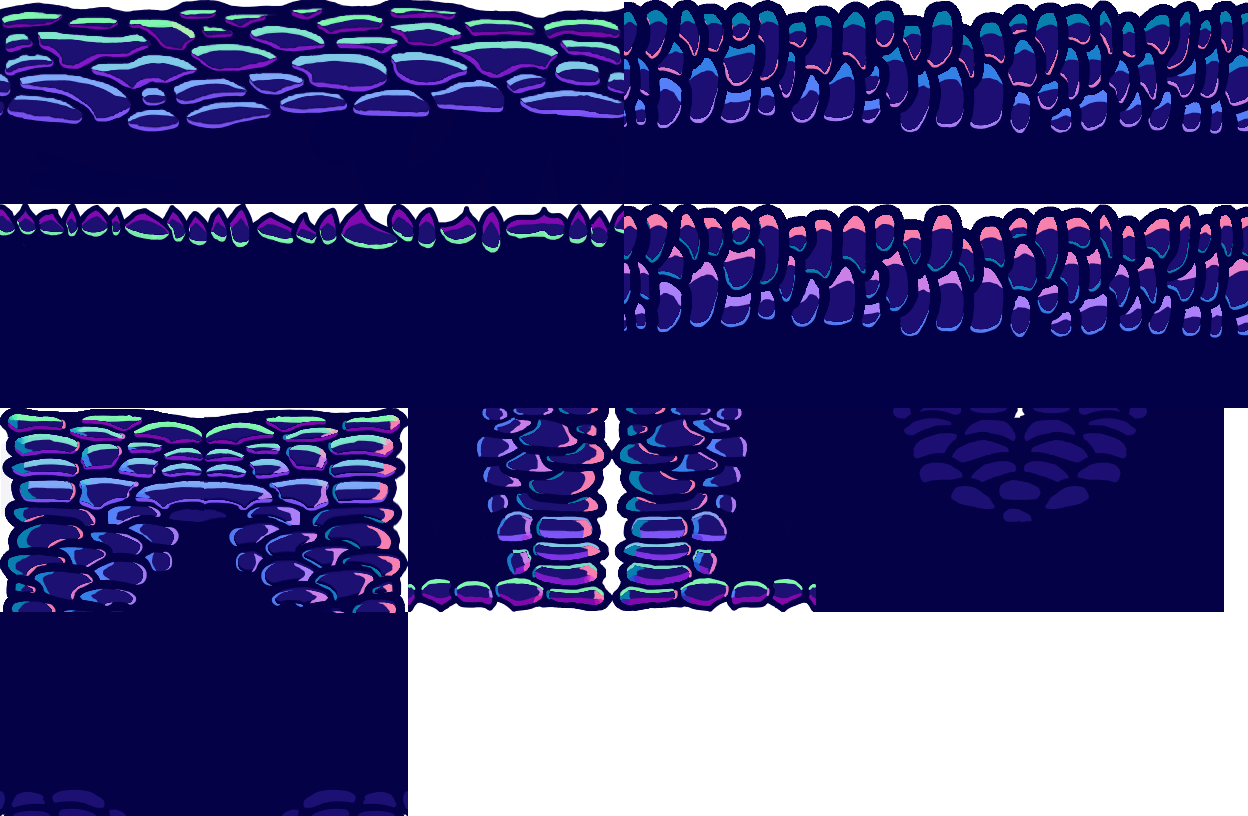
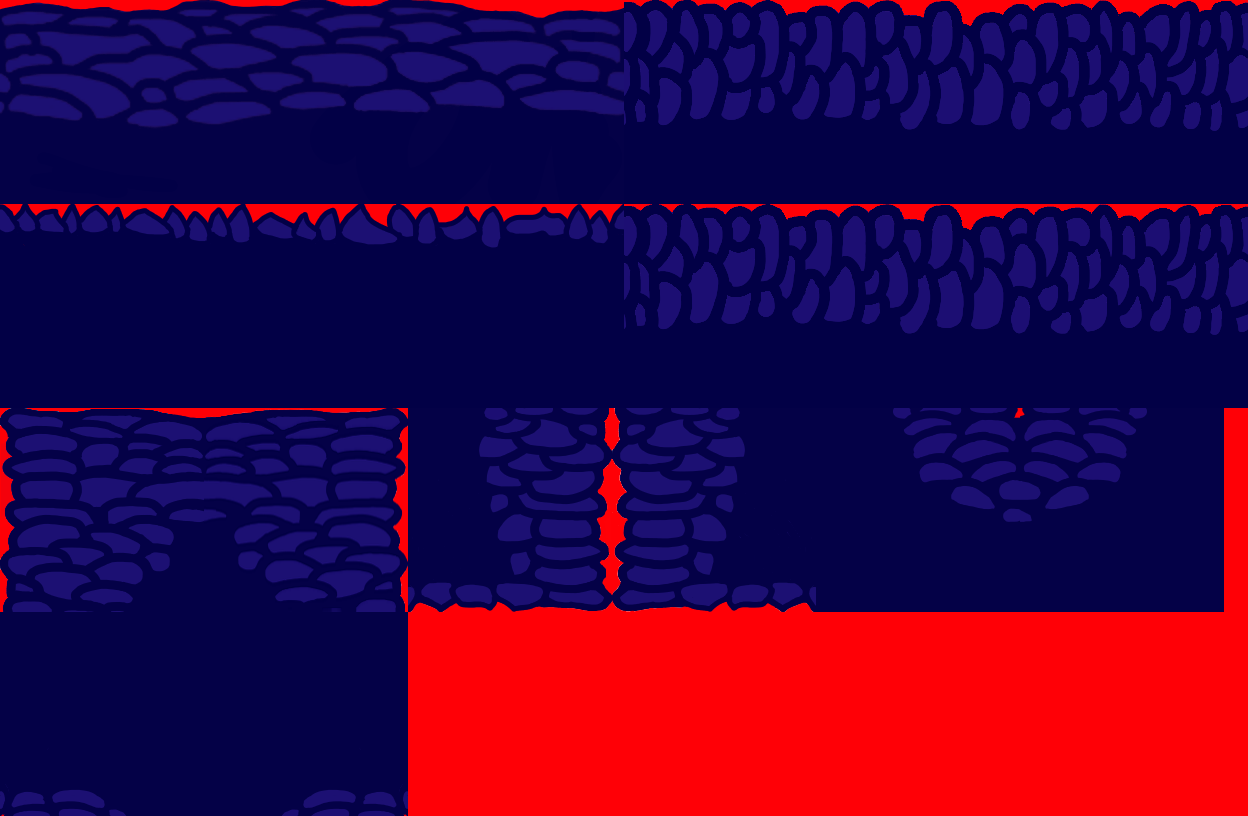
Two versions of the same layered image (1248x816). Layer-by-layer changes:
hid group "Normals group" (11 layers) over (0, 0, 1248, 816)
painted on "Right down outer corner" over (360, 407, 680, 680)
painted on "Right top outer corner" over (156, 408, 476, 668)
showed "background test" over (0, 0, 1248, 816)
